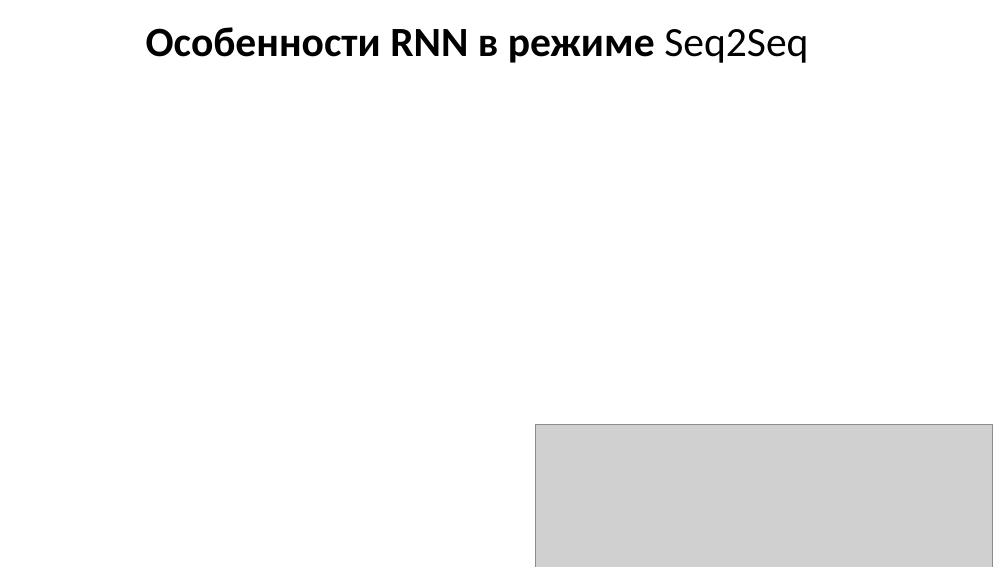
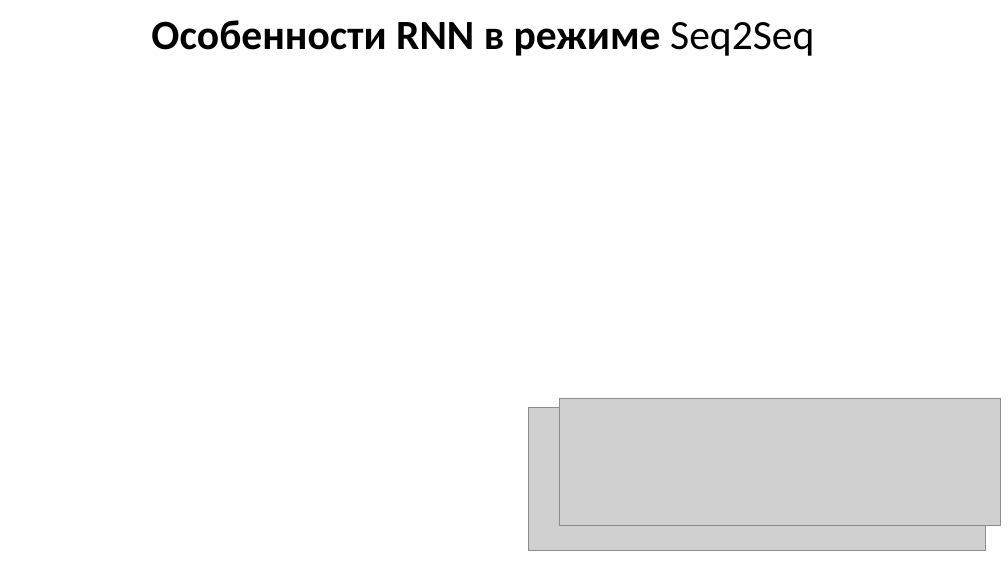
Before and after one commit to MVRonkin/TimeSeriesCourse, a slide deck: slide 2 of 2025/LEC/07-3 Transformers.pptx. Drawn at 1008x567 pixels with LibreOffice and Linux fonts; fonts in the diff are those of the drawing; grey boxes stand for pictures. Boxes give left, top, right and bottom in pixels: in the first picture for what was removed or moved away, otherwise in the second. Text is boxed around its words. In the diff, an @@ line names an element or a change of style, - is before the commit and + after.

```diff
--- a/2025/LEC/07-3 Transformers.pptx
+++ b/2025/LEC/07-3 Transformers.pptx
@@ title "Особенности RNN в режиме Seq2Seq": place and size @@
-title "Особенности RNN в режиме Seq2Seq" at <box>146,27,808,63</box>
+title "Особенности RNN в режиме Seq2Seq" at <box>151,20,814,56</box>
@@ picture: place and size @@
-picture at <box>535,424,993,567</box>
+picture at <box>529,408,986,551</box>
@@ picture added at <box>560,399,1001,526</box> @@
```
Also in this commit, not shown: 8 other slides changed, 5 slides added, 1 slide removed.
